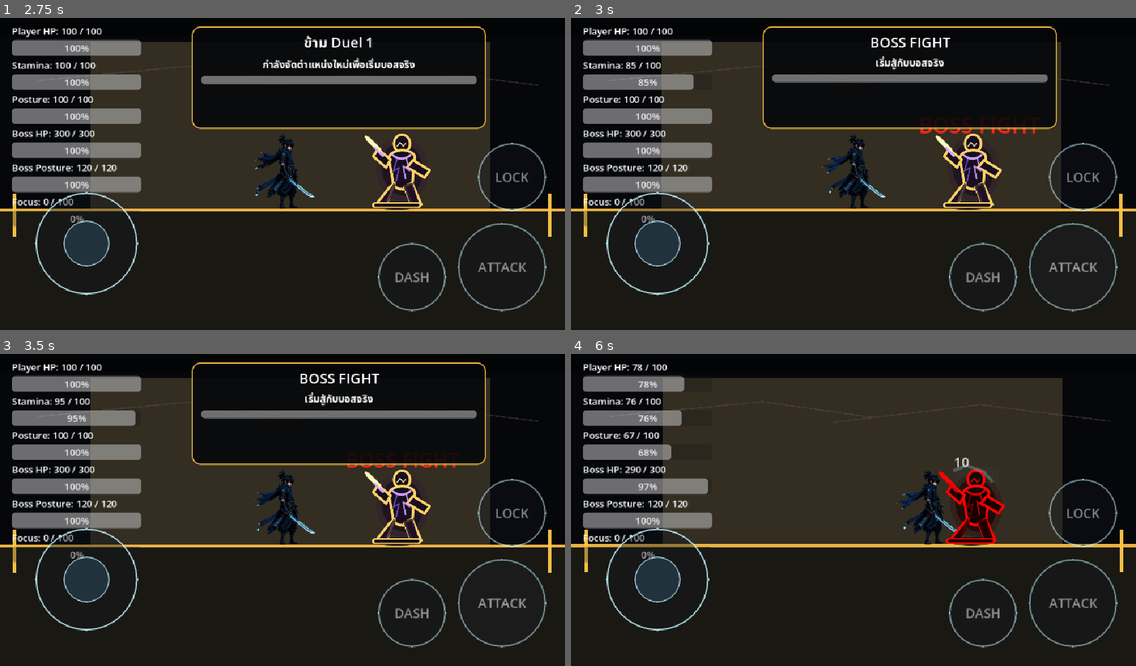
Above: before the commit, frames 1-4 (two rows, left to right).
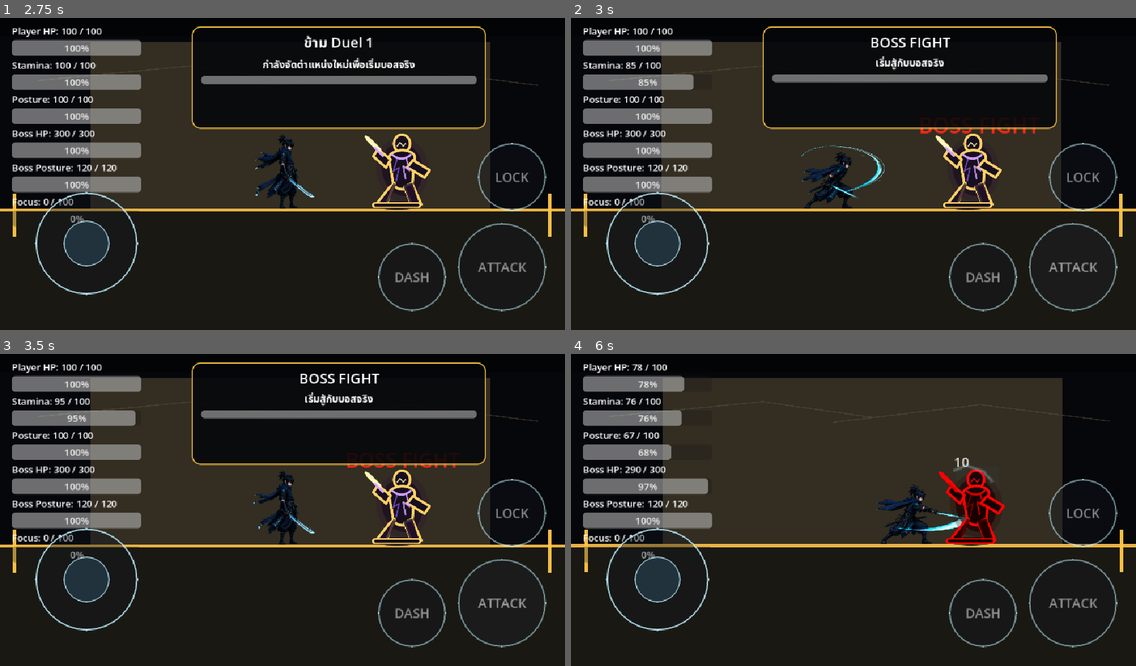
Above: after the commit, the same moments.

Repository: shanwinder/lastblade
Game: Godot game, scene res://scenes/main/BossBrokenMaster.tscn
Two runs of this game, one before a commit and one after it. Both use one fixed random seed, a clock stepped at 60 frames per second and the inputs below.
Inputs (mouse positions are in pixels of both pictures, inside the frame that each line leads up to):
- Up to frame 1 (2.75 s): click "START" at 0.5 s; click "SKIP" at 1.25 s; click "SKIP" at 2 s
- Up to frame 2 (3 s): click "ATTACK" at 2.75 s
- Up to frame 3 (3.5 s): no input
- Up to frame 4 (6 s): click "DASH" at 3.5 s; click "LOCK" at 4.25 s; click "LOCKED" at 5 s; tap Enter at 5.75 s; move the mouse to (977, 491) at 5.77 s; hold Right (ui_right) from 5.78 s (still down); tap A (attack) at 5.85 s; click (977, 491) at 5.92 s

Frame 1 is identical in both runs. In frame 2, 1.4% of the frame differs, in the area x 40-56%, y 37-62%; in frame 3, 0.2%; in frame 4, 1.3%.

Commit message:
Load player attack sprite animation from attack_1 folder

Diff:
--- a/last-blade-trial/player_animated_idle_visual_manager.gd
+++ b/last-blade-trial/player_animated_idle_visual_manager.gd
@@ -28,6 +28,25 @@
 # ชื่อ animation เดินถอยหลัง / backpedal ใน SpriteFrames resource
 @export var back_animation_name: StringName = &"back"
 
+# ชื่อ animation โจมตีหลักของ Player
+@export var attack_animation_name: StringName = &"attack_1"
+
+# โฟลเดอร์ที่เก็บ frame โจมตีแบบ .png เรียงตามชื่อไฟล์
+@export var attack_frames_folder: String = "res://assets/sprites/player/nameless_blade/frames/attack_1"
+
+# เปิด/ปิดการโหลดและใช้ animation โจมตีจากโฟลเดอร์ attack_1
+@export var attack_animation_enabled: bool = true
+
+# ความเร็ว animation โจมตี หน่วยเป็น frames per second
+@export var attack_animation_speed: float = 12.0
+
+# ปกติท่าโจมตีไม่ควรวน loop เพราะเป็น action สั้น ๆ หนึ่งครั้ง
+@export var attack_animation_loop: bool = false
+
+# ถ้า true จะกลับ flip เฉพาะท่า attack_1
+# ใช้เมื่อ source sprite ของ attack_1 หันคนละทิศกับ idle/run
+@export var invert_attack_animation_flip: bool = true
+
 # เปิด/ปิดการเลือก run animation จากความเร็วของ Player
 @export var run_animation_enabled: bool = true
 
@@ -86,6 +105,9 @@
 	animated_sprite = get_node_or_null(animated_sprite_path) as AnimatedSprite2D
 
 	if animated_idle_enabled and is_instance_valid(animated_sprite):
+		# โหลด frame โจมตีจากโฟลเดอร์ attack_1 เข้าสู่ SpriteFrames ตอน runtime
+		load_attack_animation_if_needed()
+
 		# ให้ animation เริ่มจาก idle เมื่อพร้อม
 		play_animation_safely(idle_animation_name)
 
@@ -95,7 +117,62 @@
 		legacy_sprite.visible = false
 
 	if debug_print_visual and is_instance_valid(animated_sprite):
-		print("PlayerAnimatedIdleVisualManager ready. Idle =", idle_animation_name, " Run =", run_animation_name, " Back =", back_animation_name)
+		print(
+			"PlayerAnimatedIdleVisualManager ready. Idle =", idle_animation_name,
+			" Run =", run_animation_name,
+			" Back =", back_animation_name,
+			" Attack =", attack_animation_name
+		)
+
+
+func load_attack_animation_if_needed() -> void:
+	# โหลดทุกไฟล์ .png ใน attack_frames_folder และสร้าง animation attack_1 ให้อัตโนมัติ
+	# วิธีนี้ไม่ผูกกับชื่อไฟล์ frame ขอแค่ตั้งชื่อเรียงลำดับ เช่น 0001, 0002, 0003
+	if not attack_animation_enabled:
+		return
+
+	if not is_instance_valid(animated_sprite):
+		return
+
+	if animated_sprite.sprite_frames == null:
+		return
+
+	var directory := DirAccess.open(attack_frames_folder)
+	if directory == null:
+		if debug_print_visual:
+			print("Attack animation folder not found: ", attack_frames_folder)
+		return
+
+	var frame_files: Array[String] = []
+	directory.list_dir_begin()
+	var file_name := directory.get_next()
+	while file_name != "":
+		if not directory.current_is_dir() and file_name.to_lower().ends_with(".png"):
+			frame_files.append(file_name)
+		file_name = directory.get_next()
+	directory.list_dir_end()
+
+	frame_files.sort()
+	if frame_files.is_empty():
+		if debug_print_visual:
+			print("Attack animation folder has no .png frames: ", attack_frames_folder)
+		return
+
+	var sprite_frames := animated_sprite.sprite_frames
+	if sprite_frames.has_animation(attack_animation_name):
+		sprite_frames.remove_animation(attack_animation_name)
+	sprite_frames.add_animation(attack_animation_name)
+	sprite_frames.set_animation_speed(attack_animation_name, attack_animation_speed)
+	sprite_frames.set_animation_loop(attack_animation_name, attack_animation_loop)
+
+	for frame_file in frame_files:
+		var texture_path := attack_frames_folder.path_join(frame_file)
+		var texture := load(texture_path)
+		if texture is Texture2D:
+			sprite_frames.add_frame(attack_animation_name, texture)
+
+	if debug_print_visual:
+		print("Loaded attack animation frames: ", sprite_frames.get_frame_count(attack_animation_name), " from ", attack_frames_folder)
 
 
 func process_visual_sync() -> void:
@@ -114,7 +191,7 @@
 	# ให้ AnimatedSprite2D แสดงผลเสมอในช่วงที่ใช้ visual ใหม่
 	animated_sprite.visible = true
 
-	# เลือก idle/run/back จากสถานะ Player
+	# เลือก idle/run/back/attack จากสถานะ Player
 	var target_animation: StringName = choose_player_animation()
 	play_animation_safely(target_animation)
 
@@ -135,13 +212,16 @@
 	if invert_back_animation_flip and target_animation == back_animation_name:
 		target_flip_h = not target_flip_h
 
+	# เฉพาะท่า attack_1 ให้สลับได้ เพราะ asset โจมตีอาจสร้างมาคนละทิศกับ idle
+	if invert_attack_animation_flip and target_animation == attack_animation_name:
+		target_flip_h = not target_flip_h
+
 	animated_sprite.flip_h = target_flip_h
 
 
 func choose_player_animation() -> StringName:
-	# ตอนนี้รองรับ idle/run/back เท่านั้น
-	# ถ้ากำลังโจมตี dash โดนตี หรือ posture broken ให้ fallback เป็น idle ก่อน
-	# เพื่อไม่ให้ locomotion animation เล่นทับ action ที่ยังไม่มี animation ของตัวเอง
+	# ตอนนี้รองรับ idle/run/back/attack_1
+	# ถ้ากำลัง dash โดนตี หรือ posture broken ให้ fallback เป็น idle ก่อน
 	if not is_instance_valid(player):
 		return idle_animation_name
 
@@ -156,6 +236,10 @@
 
 	if get_bool_value(player, "is_dashing"):
 		return idle_animation_name
+
+	# เมื่อ Player อยู่ในช่วงโจมตี ให้ใช้ animation attack_1 จากโฟลเดอร์ใหม่
+	if attack_animation_enabled and get_bool_value(player, "is_attacking"):
+		return attack_animation_name
 
 	if get_bool_value(player, "is_attacking"):
 		return idle_animation_name
@@ -223,7 +307,10 @@
 		return
 
 	if not animated_sprite.is_playing():
-		animated_sprite.play(animation_name)
+		# ท่าโจมตีเป็น non-loop action ถ้าจบแล้วให้ค้างเฟรมท้ายจน player.gd ปิด is_attacking
+		# เพื่อไม่ให้ animation โจมตี replay ซ้ำระหว่าง attack recovery
+		if animation_name != attack_animation_name:
+			animated_sprite.play(animation_name)
 
 
 func get_bool_value(target: Node, property_name: String) -> bool:
